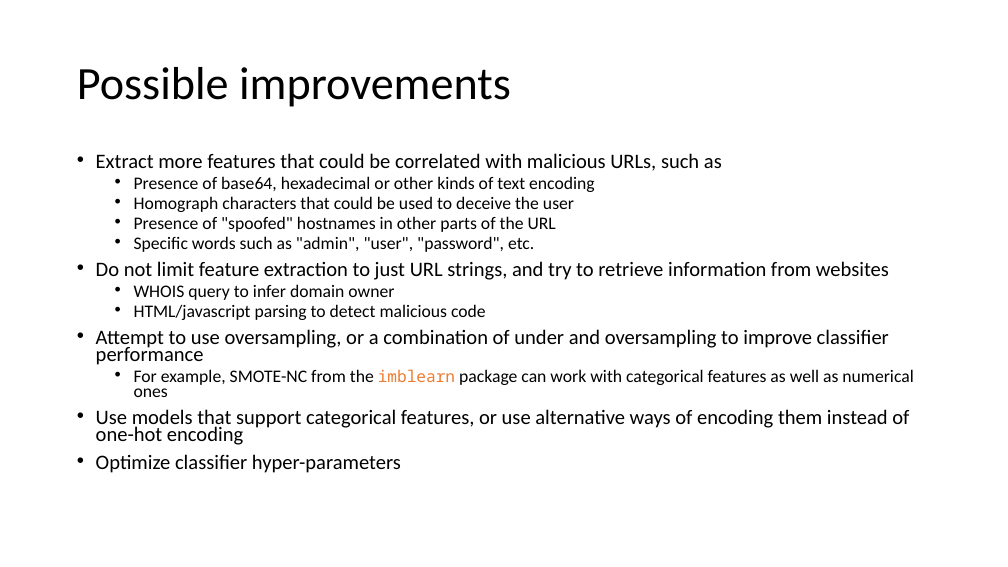
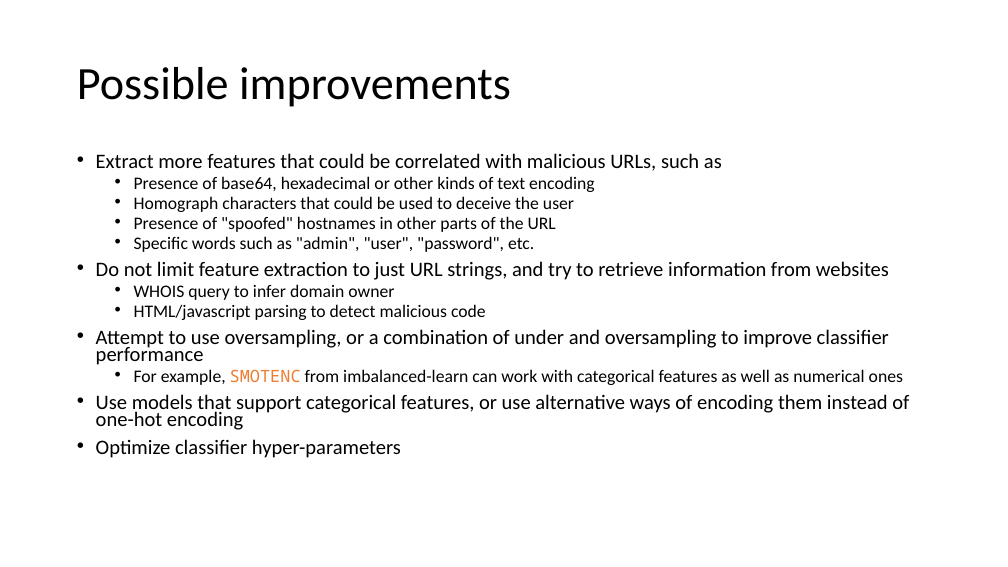
Before and after one commit to Metalcape/url-classifier, a slide deck: slide 14 of slides.pptx. Drawn at 1008x567 pixels with LibreOffice and Linux fonts; fonts in the diff are those of the drawing. Boxes give left, top, right and bottom in pixels: in the first picture for what was removed or moved away, otherwise in the second. Text is boxed around its words. In the diff, an @@ line names an element or a change of style, - is before the commit and + after.

```diff
--- a/slides.pptx
+++ b/slides.pptx
@@ text at <box>134,369,903,385</box>: text changed @@
-  • For example, SMOTE-NC from the imblearn package can work with categorical features as well as numerical ones
+  • For example, SMOTENC from imbalanced-learn can work with categorical features as well as numerical ones
```
Also in this commit, not shown: 5 other slides changed.
